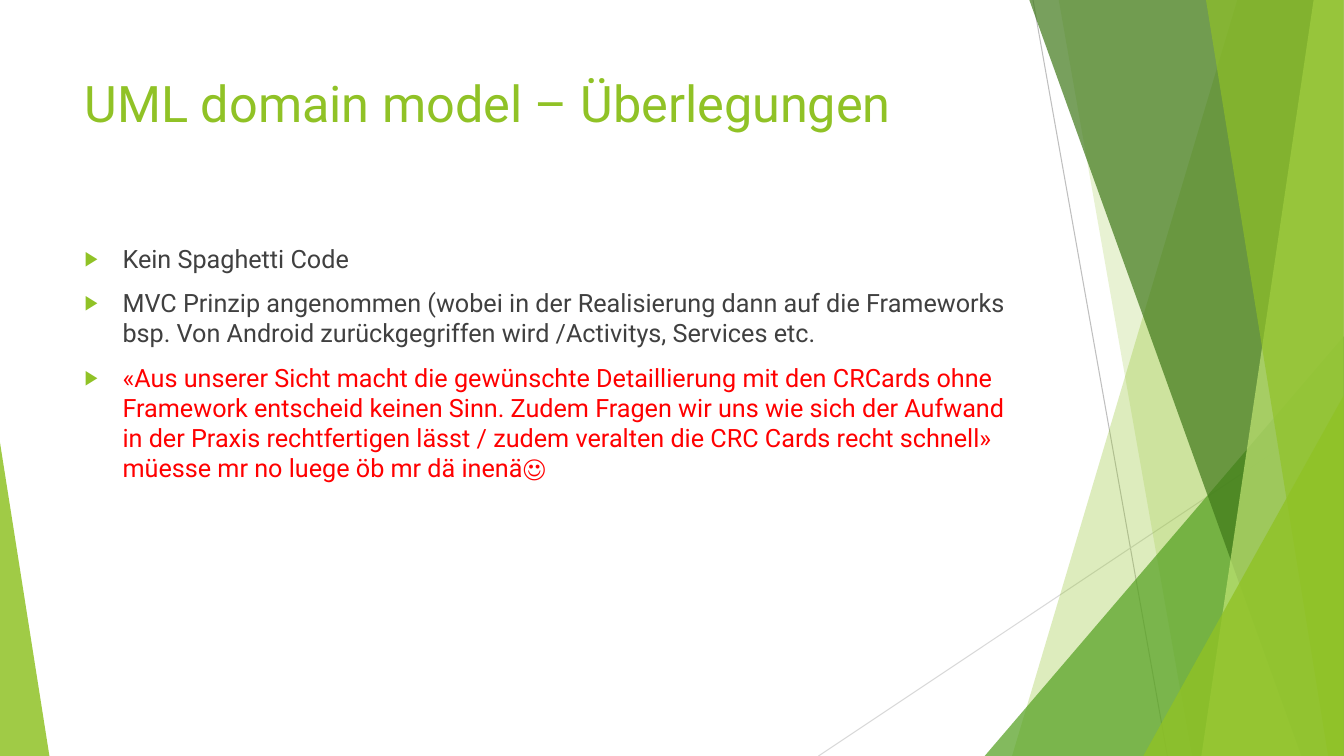
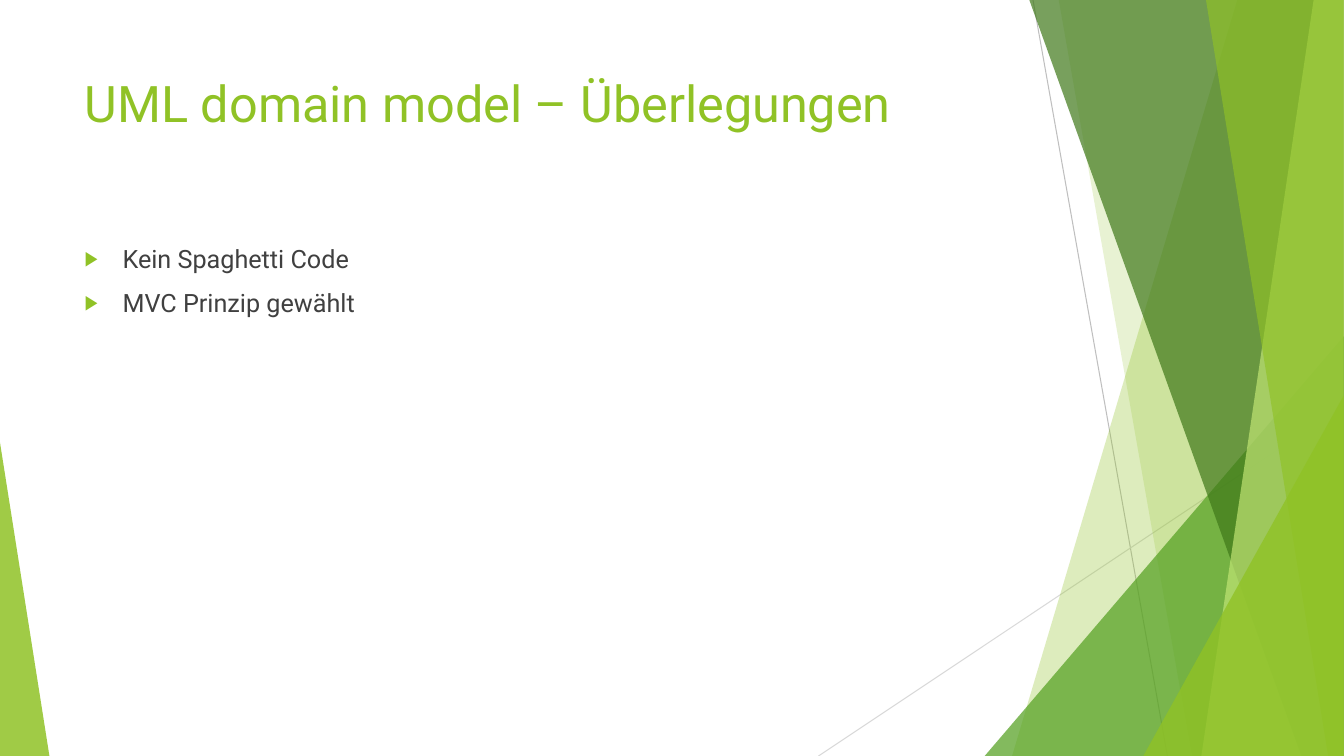
Before and after one commit to lants1/ch.bfh.bti7081.s2013.green, a slide deck: slide 2 of ch.bfh.bti7081.s2013.green/doc/task7/Task7_Präsentation.pptx. Drawn at 1344x756 pixels with LibreOffice and Linux fonts; fonts in the diff are those of the drawing; background and template pictures are left out. Boxes give left, top, right and bottom in pixels: in the first picture for what was removed or moved away, otherwise in the second. Text is boxed around its words. In the diff, an @@ line names an element or a change of style, - is before the commit and + after.

```diff
--- a/ch.bfh.bti7081.s2013.green/doc/task7/Task7_Präsentation.pptx
+++ b/ch.bfh.bti7081.s2013.green/doc/task7/Task7_Präsentation.pptx
@@ text at [123,293,354,318]: text changed; text colour #FF0000 to #404040 @@
-▶ MVC Prinzip angenommen (wobei in der Realisierung dann auf die Frameworks bsp. Von Android zurückgegriffen wird /Activitys, Services etc.
-▶ «Aus unserer Sicht macht die gewünschte Detaillierung mit den CRCards ohne Framework entscheid keinen Sinn. Zudem Fragen wir uns wie sich der Aufwand in der Praxis rechtfertigen lässt / zudem veralten die CRC Cards recht schnell» müesse mr no luege öb mr dä inenä☺
+▶ MVC Prinzip gewählt
```
Also in this commit, not shown: 2 other slides changed, 1 slide added, 2 slides removed.
